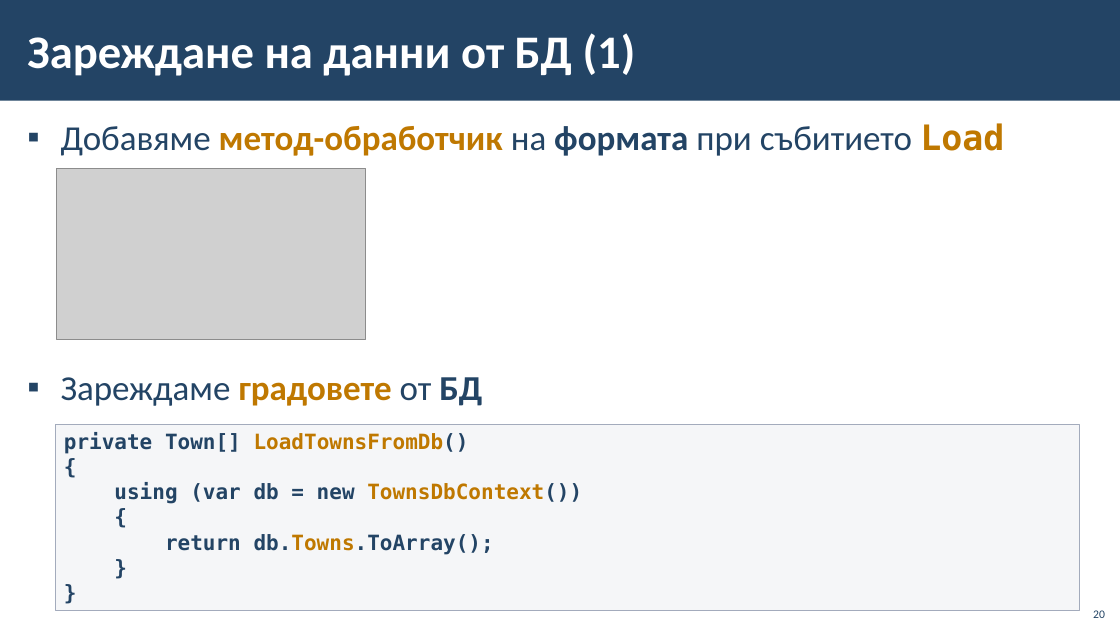
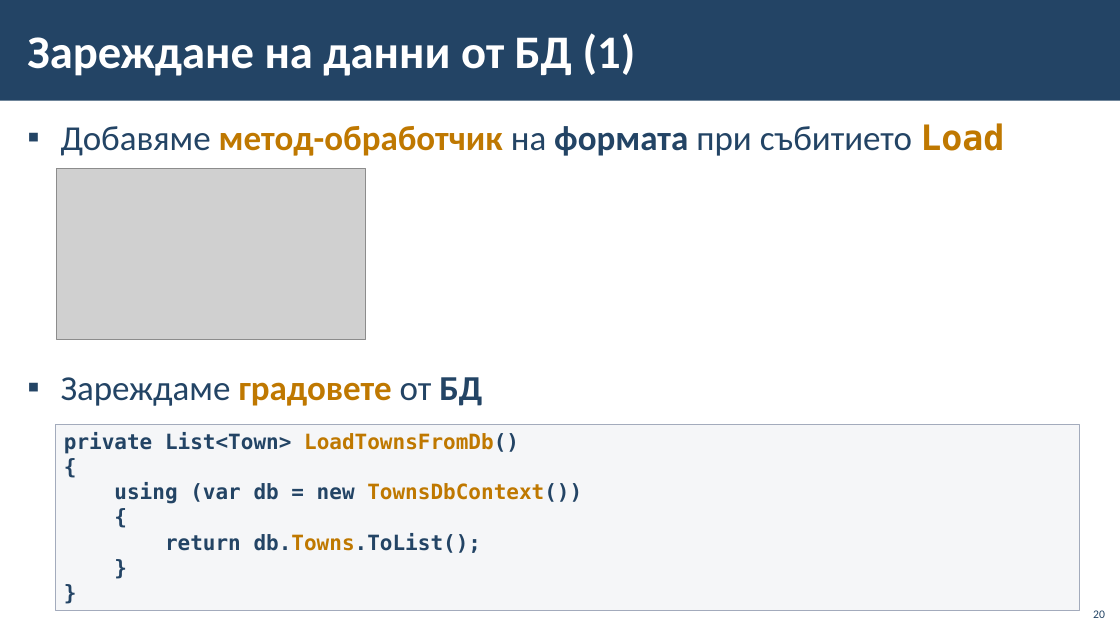
Before and after one commit to BG-IT-Edu/School-Programming, a slide deck: slide 20 of Courses/Software-Sciences/Module-4-Information-Systems-New/06-CRUD-with-EF-and-Windows-Forms/06-CRUD-with-EF-Core-and-Windows-Forms.pptx. Drawn at 1120x630 pixels with LibreOffice and Linux fonts; fonts in the diff are those of the drawing; grey boxes stand for pictures; background and template pictures are left out. Boxes give left, top, right and bottom in pixels: in the first picture for what was removed or moved away, otherwise in the second. Text is boxed around its words. In the diff, an @@ line names an element or a change of style, - is before the commit and + after.

```diff
--- a/Courses/Software-Sciences/Module-4-Information-Systems-New/06-CRUD-with-EF-and-Windows-Forms/06-CRUD-with-EF-Core-and-Windows-Forms.pptx
+++ b/Courses/Software-Sciences/Module-4-Information-Systems-New/06-CRUD-with-EF-and-Windows-Forms/06-CRUD-with-EF-Core-and-Windows-Forms.pptx
@@ text in rectangle at (64,432,519,454): text changed @@
-private Town[] LoadTownsFromDb()
+private List<Town> LoadTownsFromDb()
@@ text in rectangle at (165,533,482,553): text changed @@
-return db.Towns.ToArray();
+return db.Towns.ToList();
```
